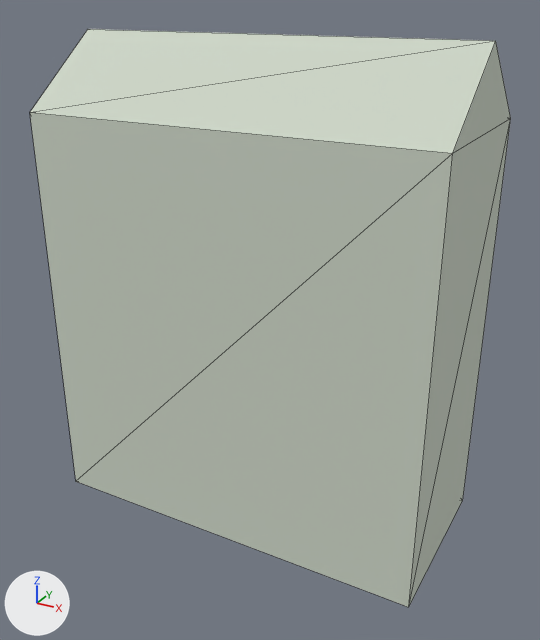
What one commit did to the glTF model public/buildings/lot_2x1.glb.
Rendered twice from a 50 mm camera at (19.6, -18.9, 18.7) aimed at (7.7, 2.8, 7.9). Arrows for +X, +Y and +Z are at lower left; the lights stay in place. The older version comes first. Mesh edges are drawn as thin lines. Vertices at exactly the same position are counted once.

Script lines for the objects in view, before the commit:
```python
me_lot_2x1 = bpy.data.meshes.new('lot_2x1')
me_lot_2x1.from_pydata(...)  # 10 vertices, 18 faces; spans x 0.0..14.5, y 0.0..6.5, z 0.0..17.5
me_lot_2x1.materials.append(mat_lot_2x1)  # light grey #ced7c8
ob_lot_2x1 = bpy.data.objects.new('lot_2x1', me_lot_2x1)
ob_lot_2x1.location = (0.0, 0.0, 0.0)
```
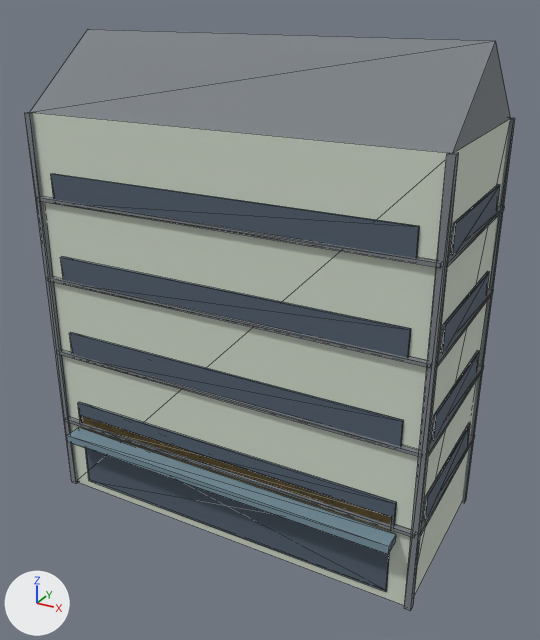
What differs and where, as boxes [x1, y1, x2, y2] in the pictures (540 x 640 px):
'lot_2x1', reshaped: before [30, 29, 511, 607]; after [25, 29, 515, 611]
part 1 of me_lot_2x1, added: after [65, 418, 415, 538]
part 2 of me_lot_2x1, added: after [419, 435, 475, 536]
part 3 of me_lot_2x1, added: after [57, 350, 423, 457]
part 4 of me_lot_2x1, added: after [427, 365, 484, 456]
part 5 of me_lot_2x1, added: after [47, 277, 431, 368]
part 6 of me_lot_2x1, added: after [436, 290, 494, 367]
part 7 of me_lot_2x1, added: after [37, 197, 441, 267]
part 8 of me_lot_2x1, added: after [446, 206, 505, 267]
part 9 of me_lot_2x1, added: after [25, 112, 78, 483]
part 10 of me_lot_2x1, added: after [404, 152, 459, 611]
part 11 of me_lot_2x1, added: after [462, 118, 515, 503]
part 12 of me_lot_2x1, added: after [85, 448, 390, 592]
part 13 of me_lot_2x1, added: after [78, 402, 397, 526]
part 14 of me_lot_2x1, added: after [423, 423, 471, 520]
part 15 of me_lot_2x1, added: after [69, 332, 404, 446]
part 16 of me_lot_2x1, added: after [431, 351, 480, 441]
part 17 of me_lot_2x1, added: after [60, 256, 411, 358]
part 18 of me_lot_2x1, added: after [51, 174, 500, 554]
part 19 of me_lot_2x1, recoloured (light grey to grey): [30, 29, 511, 153] in both

Diff of the bpy script that builds the scene:
```diff
--- a/public/buildings/lot_2x1.glb.py
+++ b/public/buildings/lot_2x1.glb.py
@@ mat_lot_2x1_trim @@
+mat_lot_2x1_trim = principled_material('lot_2x1_trim')
+mat_lot_2x1_trim.base_color = (0.2, 0.22, 0.24)  # grey #7c8186
+mat_lot_2x1_trim.roughness = 0.85
@@ me_lot_2x1 @@
-me_lot_2x1.from_pydata(...)  # 10 vertices, 18 faces; spans x 0.0..14.5, y 0.0..6.5, z 0.0..17.5
+me_lot_2x1.from_pydata(...)  # 322 vertices, 486 faces; spans x -0.2..14.7, y -0.8..6.7, z 0.0..17.5
+# me_lot_2x1 part 1: a new loose piece, a box spanning x 0.0..14.5, y -0.16..0.02, z 3.0..3.12, in mat_lot_2x1_trim (grey #7c8186)
+# me_lot_2x1 part 2: a new loose piece, a box spanning x 14.48..14.66, y 0.0..6.5, z 3.0..3.12, in mat_lot_2x1_trim (grey #7c8186)
+# me_lot_2x1 part 3: a new loose piece, a box spanning x 0.0..14.5, y -0.16..0.02, z 6.0..6.12, in mat_lot_2x1_trim (grey #7c8186)
+# me_lot_2x1 part 4: a new loose piece, a box spanning x 14.48..14.66, y 0.0..6.5, z 6.0..6.12, in mat_lot_2x1_trim (grey #7c8186)
+# me_lot_2x1 part 5: a new loose piece, a box spanning x 0.0..14.5, y -0.16..0.02, z 9.0..9.12, in mat_lot_2x1_trim (grey #7c8186)
+# me_lot_2x1 part 6: a new loose piece, a box spanning x 14.48..14.66, y 0.0..6.5, z 9.0..9.12, in mat_lot_2x1_trim (grey #7c8186)
+# me_lot_2x1 part 7: a new loose piece, a box spanning x 0.0..14.5, y -0.16..0.02, z 12.0..12.12, in mat_lot_2x1_trim (grey #7c8186)
+# me_lot_2x1 part 8: a new loose piece, a box spanning x 14.48..14.66, y 0.0..6.5, z 12.0..12.12, in mat_lot_2x1_trim (grey #7c8186)
+# me_lot_2x1 part 9: a new loose piece, a box spanning x -0.12..0.12, y -0.12..0.12, z 0.0..15.0, in mat_lot_2x1_trim (grey #7c8186)
+# me_lot_2x1 part 10: a new loose piece, a box spanning x 14.38..14.62, y -0.12..0.12, z 0.0..15.0, in mat_lot_2x1_trim (grey #7c8186)
+# me_lot_2x1 part 11: a new loose piece, a box spanning x 14.38..14.62, y 6.38..6.62, z 0.0..15.0, in mat_lot_2x1_trim (grey #7c8186)
+# me_lot_2x1 part 12: a new loose piece, a box spanning x 0.8..13.7, y -0.06..0.0, z 0.35..2.7, in mat_lot_2x1_glass (greyish blue #505d6c)
+# me_lot_2x1 part 13: a new loose piece, a box spanning x 0.7..13.8, y -0.08..0.0, z 3.0..4.0, in mat_lot_2x1_glass (greyish blue #505d6c)
+# me_lot_2x1 part 14: a new loose piece, a box spanning x 14.5..14.58, y 0.7..5.8, z 3.0..4.0, in mat_lot_2x1_glass (greyish blue #505d6c)
+# me_lot_2x1 part 15: a new loose piece, a box spanning x 0.7..13.8, y -0.08..0.0, z 6.0..7.0, in mat_lot_2x1_glass (greyish blue #505d6c)
+# me_lot_2x1 part 16: a new loose piece, a box spanning x 14.5..14.58, y 0.7..5.8, z 6.0..7.0, in mat_lot_2x1_glass (greyish blue #505d6c)
+# me_lot_2x1 part 17: a new loose piece, a box spanning x 0.7..13.8, y -0.08..0.0, z 9.0..10.0, in mat_lot_2x1_glass (greyish blue #505d6c)
+# me_lot_2x1 part 18: 72 vertices added at x -0.1..14.6, y -0.8..6.6, z 2.5..13.0
+# me_lot_2x1 part 19: 6 faces spanning x 0.0..14.5, y 0.0..6.5, z 15.0..17.5 switch from mat_lot_2x1 (light grey #ced7c8) to mat_lot_2x1_trim (grey #7c8186)
+# other edits to the shape of me_lot_2x1 do not show in these pictures
+me_lot_2x1.materials.append(mat_lot_2x1_glass)  # greyish blue #505d6c
+me_lot_2x1.materials.append(mat_lot_2x1_sign)  # yellow #f6d481
+me_lot_2x1.materials.append(mat_lot_2x1_awning)  # greyish blue #76909e
```
